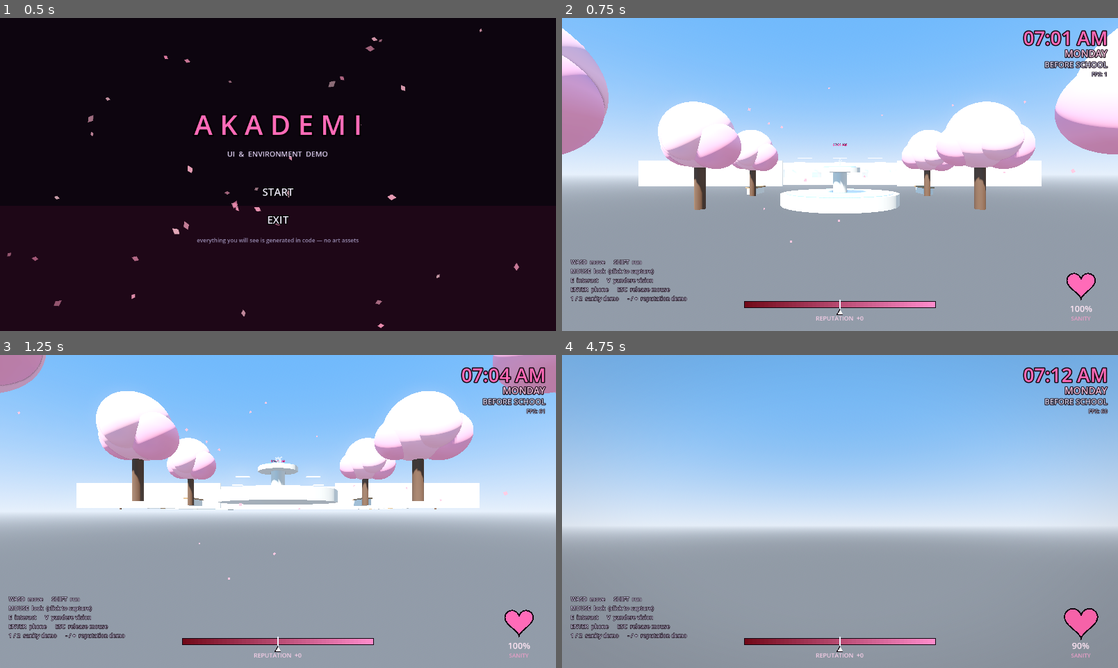
Above: before the commit, frames 1-4 (two rows, left to right).
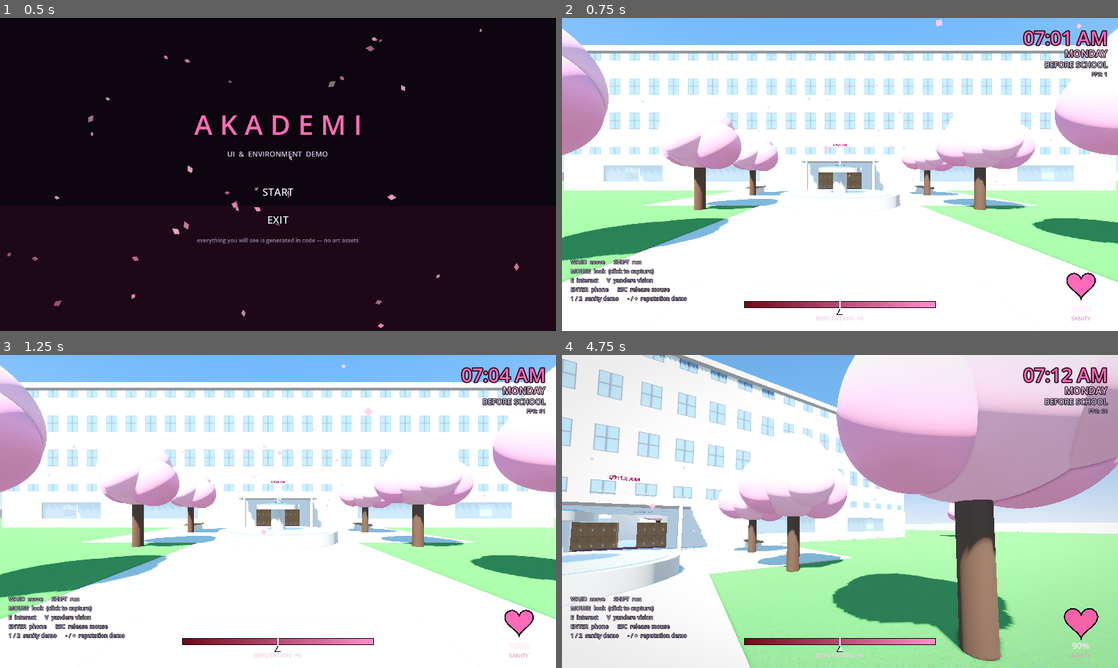
Above: after the commit, the same moments.

Repository: starimpactcontacts-netizen/Highschoolinfection
Game: Godot game, scene res://scenes/title.tscn
Two runs of this game, one before a commit and one after it. Both use one fixed random seed, a clock stepped at 60 frames per second and the inputs below.
Inputs (mouse positions are in pixels of both pictures, inside the frame that each line leads up to):
- Up to frame 1 (0.5 s): no input
- Up to frame 2 (0.75 s): click "START" at 0.5 s
- Up to frame 3 (1.25 s): no input
- Up to frame 4 (4.75 s): tap Enter (phone) at 1.25, 2, 2.1, 2.75, 3.5, 4.25 s; move the mouse to (962, 495) at 1.27 s; hold D (move_right) 1.28-2.03 s; tap E (interact) at 1.35 s; click (962, 495) at 1.42 s; move the mouse to (728, 527) at 2.02 s; hold S (move_back) 2.03-2.78 s; move the mouse to (895, 442) at 2.77 s; hold D (move_right) 2.78-3.53 s; hold Shift (run) 2.78-3.53 s; move the mouse to (834, 517) at 3.52 s; hold W (move_forward) 3.53-4.28 s; tap V (vision) at 3.6 s; click (834, 517) at 3.67 s; move the mouse to (1006, 558) at 4.27 s; hold A (move_left) from 4.28 s (still down); tap 1 at 4.35 s

Frame 1 is identical in both runs. In frame 2, 71% of the frame differs, in the area x 0-100%, y 0-100%; in frame 3, 84%; in frame 4, 91%.
Error before the commit: Parse Error: Cannot infer the type of "p" variable because the value doesn't have a set type. (res://scripts/texgen.gd:181)

Commit message:
Fix type inference error in ritual_circle texture generation

Diff:
--- a/scripts/texgen.gd
+++ b/scripts/texgen.gd
@@ -178,7 +178,7 @@
 		for ring in [100.0, 88.0]:
 			for i in range(720):
 				var a := TAU * float(i) / 720.0
-				var p := c + Vector2(cos(a), sin(a)) * ring
+				var p: Vector2 = c + Vector2(cos(a), sin(a)) * ring
 				img.set_pixel(int(p.x), int(p.y), chalk)
 		# five-pointed star connecting every second vertex of a pentagon
 		var pts: Array = []
